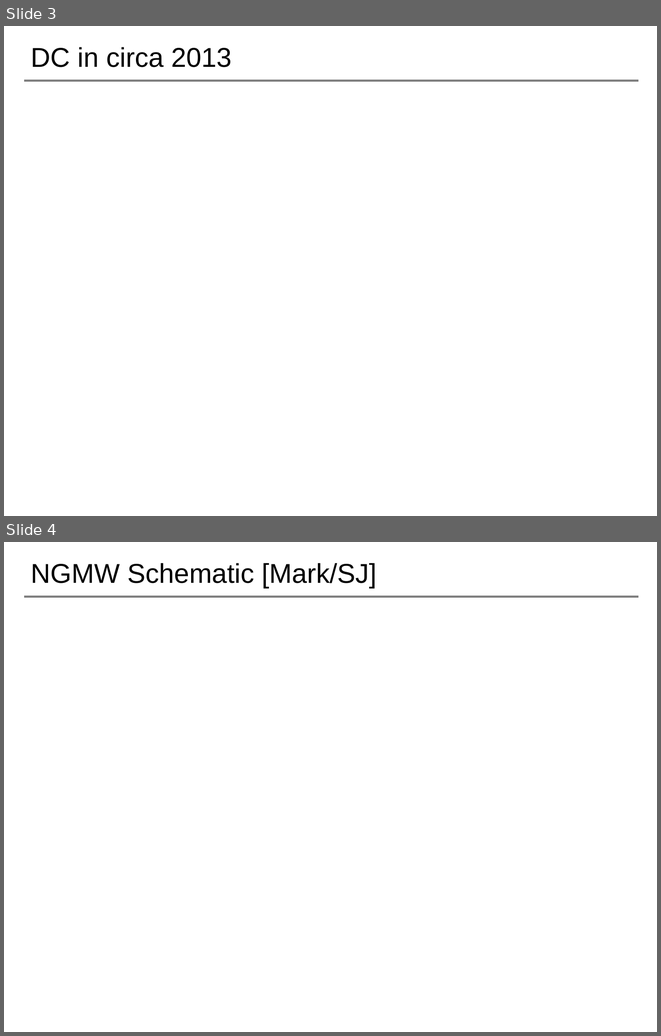
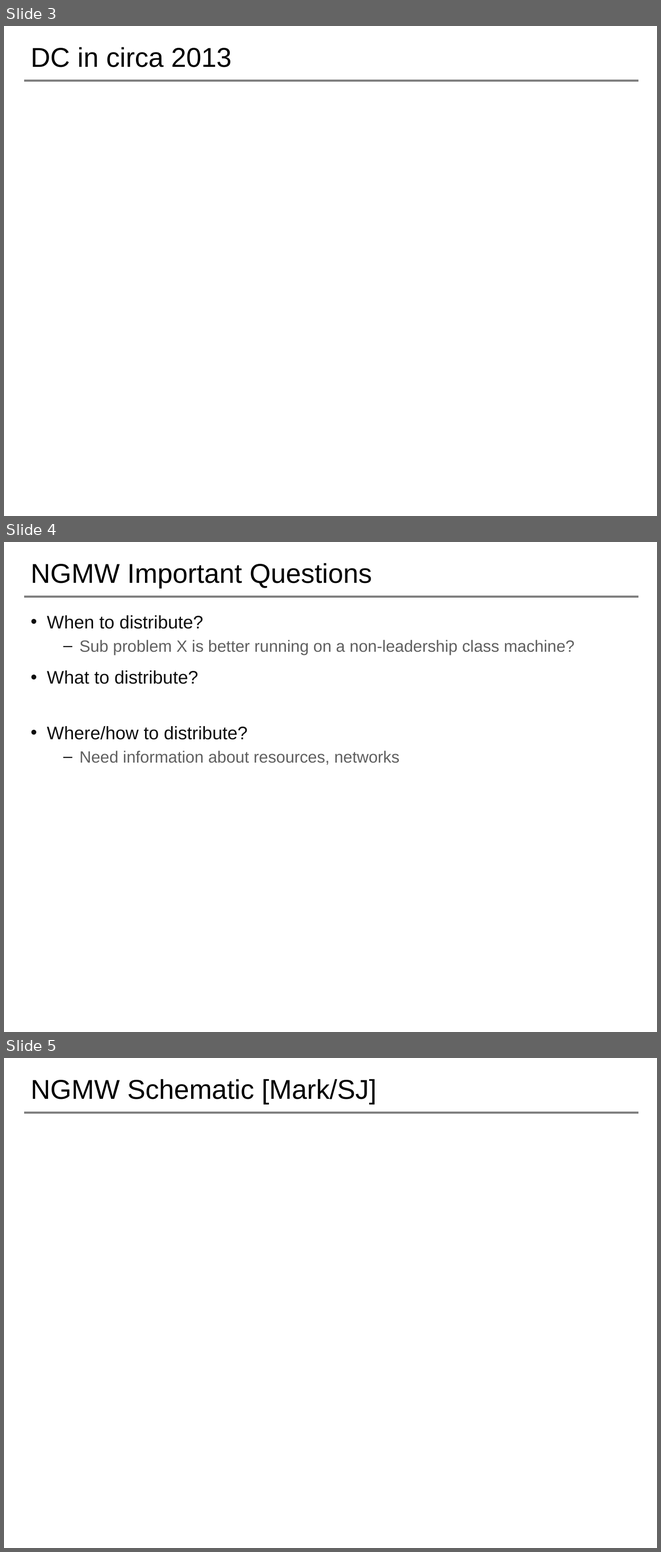
Before and after one commit to saga-project/NGMW, a slide deck: presentations/radical-modsim.pptx. Shown one above the other, each under a label of ours: slides 3 and 4 before the commit, slides 3, 4 and 5 after it. The pictures are 661x1036 and 661x1552 pixels, drawn with LibreOffice and Linux fonts; fonts in the diff are those of the drawing; background and template pictures are left out. Boxes give left, top, right and bottom in pixels: in the first picture for what was removed or moved away, otherwise in the second. Text is boxed around its words. In the diff, an @@ line names an element or a change of style, - is before the commit and + after.

```diff
--- a/presentations/radical-modsim.pptx
+++ b/presentations/radical-modsim.pptx
@@ slide 4 added at bbox=[4, 542, 657, 1032], background #FFFFFF; not listed: 1 template element that a slide beside it also shows @@
@@ title added at bbox=[30, 563, 372, 588], 30 pt, text #000000 @@
+NGMW Important Questions
@@ text added at bbox=[47, 615, 575, 765], 18 pt, text #5F5F5F @@
+• When to distribute?
+  – Sub problem X is better running on a non-leadership class machine?
+• What to distribute?
+• Where/how to distribute?
+  – Need information about resources, networks
@@ what was slide 4 is now slide 5 @@
```
Also in this commit, not shown: 1 other slide added, 1 slide removed.
